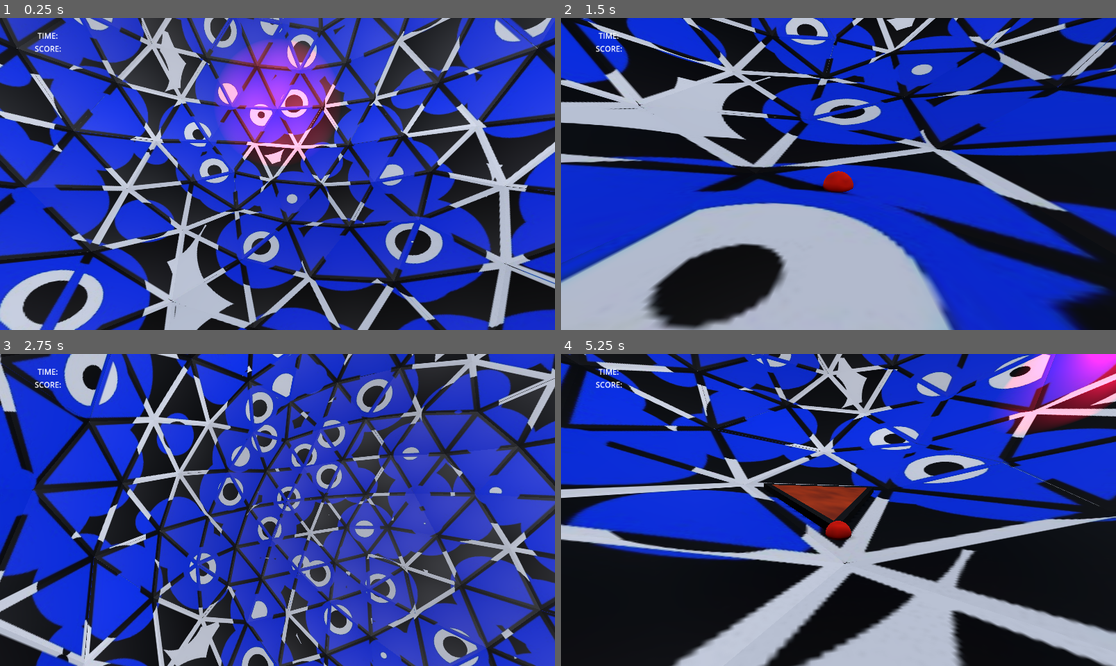
Above: before the commit, frames 1-4 (two rows, left to right).
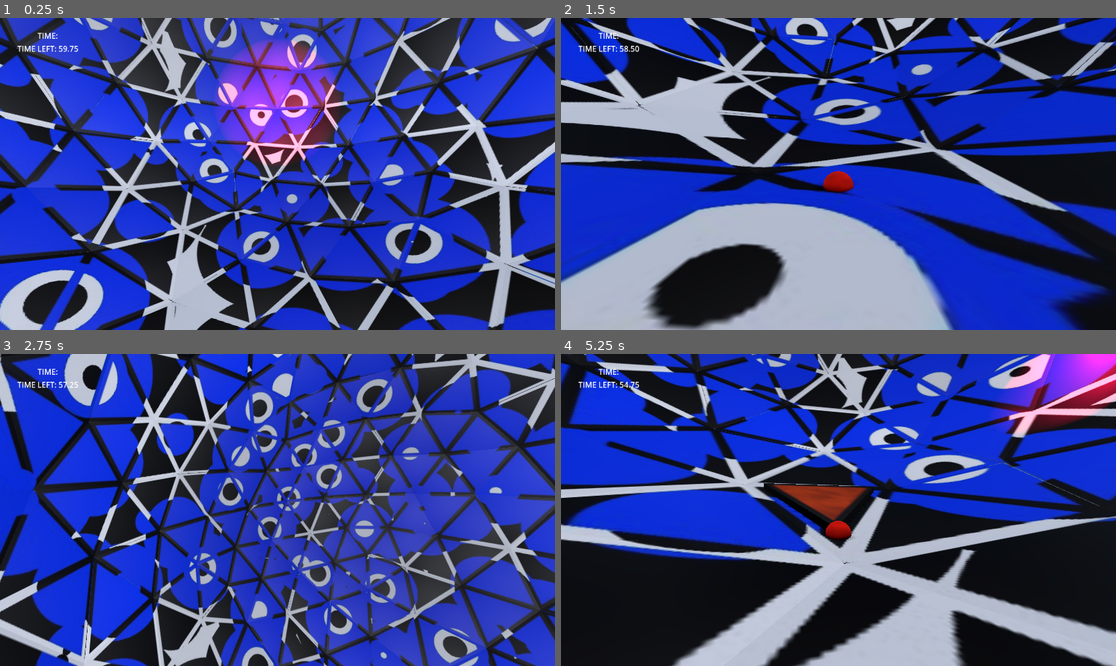
Above: after the commit, the same moments.

Repository: pudgypoultry/gmtk2025
Game: Godot game, scene res://Scenes/world.tscn
Same seed, same stepped clock (60 frames per second), same inputs: the game is played once before the commit and once after it.
Inputs (mouse positions are in pixels of both pictures, inside the frame that each line leads up to):
- Up to frame 1 (0.25 s): no input
- Up to frame 2 (1.5 s): move the mouse to (866, 174) at 0.52 s; hold Shift (Run) 0.53-1.28 s; hold W (MoveForward) from 0.53 s (still down); click (866, 174) at 0.67 s; move the mouse to (810, 174) at 1.27 s; tap 1 (Toggle Pillar L1) at 1.35 s
- Up to frame 3 (2.75 s): keep holding W (MoveForward); move the mouse to (288, 503) at 2.02 s; hold 2 (Toggle Pillar L2) from 2.03 s (still down)
- Up to frame 4 (5.25 s): keep holding W (MoveForward); move the mouse to (832, 516) at 2.77 s; release 2 (Toggle Pillar L2) at 2.78 s; tap 3 (Toggle Pillar L3) at 2.85 s; click (832, 516) at 2.92 s; move the mouse to (877, 513) at 3.52 s; hold 4 (Toggle Pillar L4) 3.53-4.28 s; move the mouse to (794, 506) at 4.27 s; tap Shift (Run) at 4.35 s; move the mouse to (844, 510) at 5.02 s; hold 1 (Toggle Pillar L1) from 5.03 s (still down); click (844, 510) at 5.17 s

The runs differ from the first frame. In frame 1, 1.0% of the frame differs, in the area x 3-88%, y 0-88%; in frame 2, 0.8%; in frame 3, 1.0%; in frame 4, 1.1%, in the area x 3-100%, y 0-54%.

Commit message:
pushing removal of .import in gitignore

Diff:
--- a/CharacterController.tscn
+++ b/CharacterController.tscn
@@ -16,7 +16,7 @@
 bottom_radius = 0.3
 height = 0.1
 
-[node name="CharacterBody3D" type="CharacterBody3D" node_paths=PackedStringArray("head", "camera", "camTarget", "rayFolder", "normalCheckray")]
+[node name="CharacterBody3D" type="CharacterBody3D" node_paths=PackedStringArray("head", "camera", "camTarget", "rayFolder", "normalCheckray", "scoreLabel", "timeLabel")]
 script = ExtResource("1_wubm4")
 speed = 10.0
 runSpeed = 20.0
@@ -26,6 +26,8 @@
 rayFolder = NodePath("RayFolder")
 normalCheckray = NodePath("GroundNormalCheck")
 tileLightUp = ExtResource("2_v6m8r")
+scoreLabel = NodePath("Control/MarginContainer/VBoxContainer/Score")
+timeLabel = NodePath("Control/MarginContainer/VBoxContainer/Time")
 
 [node name="MeshInstance3D" type="MeshInstance3D" parent="."]
 mesh = SubResource("CapsuleMesh_l0jw5")
--- a/Scripts/SpiderController.gd
+++ b/Scripts/SpiderController.gd
@@ -14,6 +14,7 @@
 @export var planeIntersectionTolerance : float = 0.01
 @export var scorePerTile : int = 100
 @export var scoreLengthMultiplier : float = 1.1
+@export var startingTime : float = 60.0
 
 
 @export_category("Plugging in Nodes")
@@ -52,6 +53,7 @@
 var currentLevel : int = 1
 var lastTileNormal : Vector3 = Vector3.UP
 var playerScore : int = 0
+var remainingTime
 
 
 func _ready() -> void:
@@ -61,6 +63,7 @@
 	Input.set_mouse_mode(Input.MOUSE_MODE_CAPTURED)
 	velocity = Vector3.ZERO
 	baseSpeed = speed
+	remainingTime = startingTime
 
 
 func bodyEntered(body) -> void:
@@ -117,6 +120,9 @@
 		Input.set_mouse_mode(Input.MOUSE_MODE_VISIBLE)
 	if Input.is_mouse_button_pressed(MOUSE_BUTTON_LEFT):
 		Input.set_mouse_mode(Input.MOUSE_MODE_CAPTURED)
+	remainingTime -= delta
+	scoreLabel.text = "SCORE: " + str(playerScore)
+	scoreLabel.text = "TIME LEFT: %.2f" % [remainingTime]
 
 
 func _physics_process(delta: float) -> void:
Not shown, added: Assets/EyeMinion.glb.import
Not shown, added: Assets/EyeMinion_EyeColor.png.import
Not shown, added: Assets/Icosphere_layer1_PillarColor.jpg.import
Not shown, added: Assets/Icosphere_layer2_PillarColor.jpg.import
Not shown, added: Assets/Icosphere_layer3_PillarColor.jpg.import
Not shown, added: Assets/Icosphere_layer4_PillarColor.jpg.import
Not shown, added: Assets/Icosphere_shell_Shell_Color.jpg.import
Not shown, added: Assets/images/EyeEmitMask.jpg.import
Not shown, added: Assets/images/EyeMinion_Color.jpg.import
Not shown, added: Assets/images/EyeMinion_EMIT.jpg.import
Not shown, added: Assets/images/Logo.png.import
Not shown, added: Assets/images/blue-eyes.jpg.import
(and 6 more such lines)
